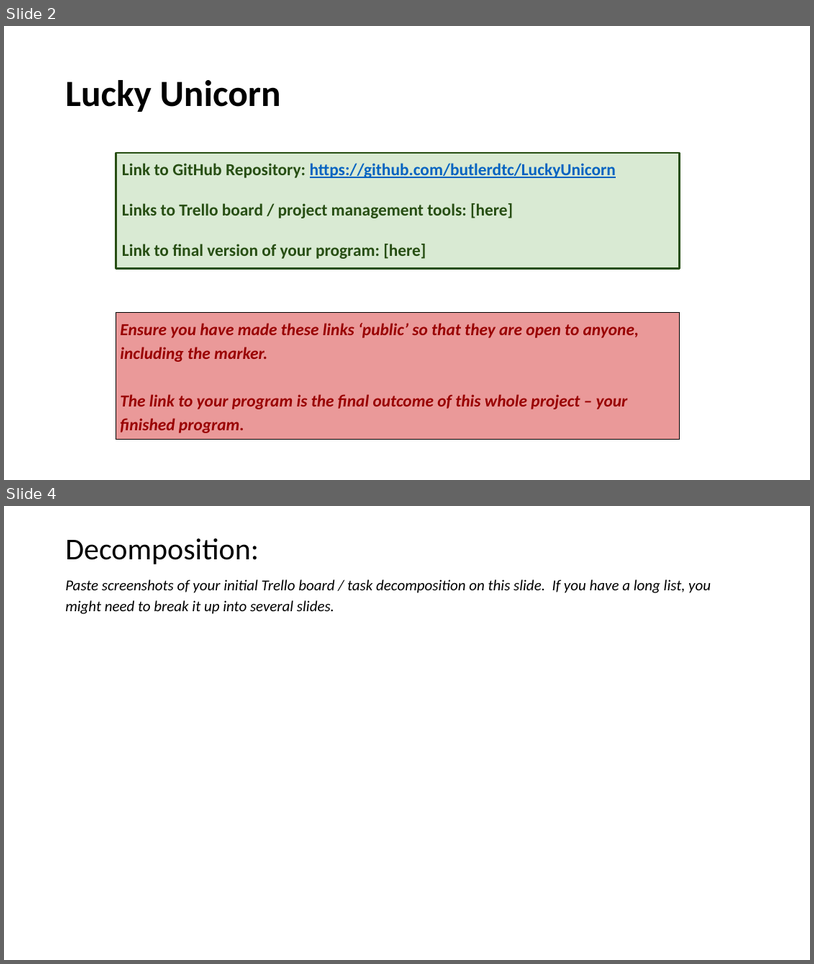
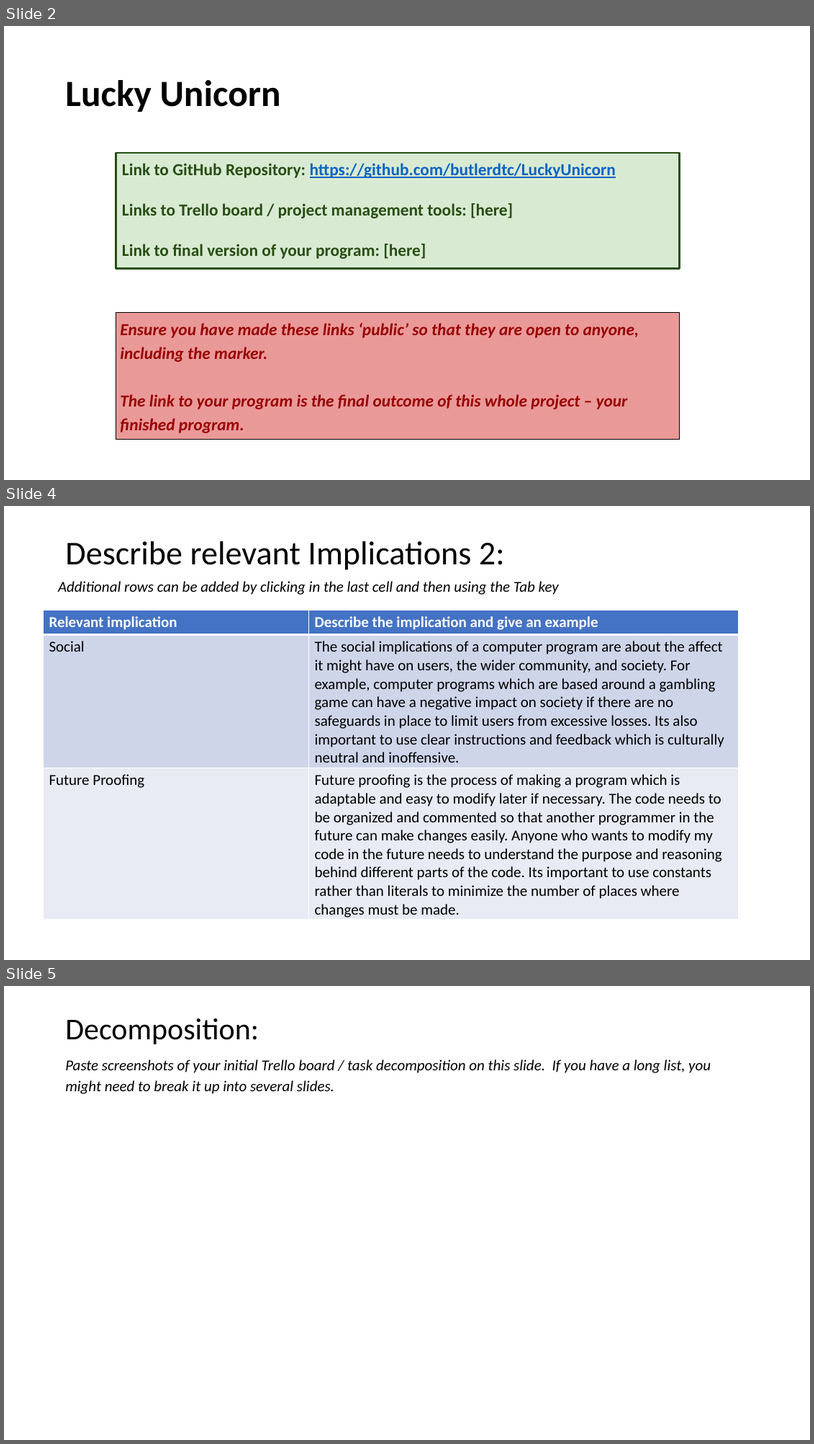
Before and after one commit to butlerdtc/LuckyUnicorn, a slide deck: Luckyunicorndocumentation.pptx. Shown one above the other, each under a label of ours: slides 2 and 4 before the commit, slides 2, 4 and 5 after it; the slides between them are not shown. The pictures are 814x964 and 814x1444 pixels, drawn with LibreOffice and Linux fonts; fonts in the diff are those of the drawing. Boxes give left, top, right and bottom in pixels: in the first picture for what was removed or moved away, otherwise in the second. Text is boxed around its words. In the diff, an @@ line names an element or a change of style, - is before the commit and + after.

```diff
--- a/Luckyunicorndocumentation.pptx
+++ b/Luckyunicorndocumentation.pptx
@@ slide 4 added at <box>4,506,810,960</box>, background #FFFFFF @@
@@ title added at <box>65,541,505,570</box>, 39.6 pt, text #000000 @@
+Describe relevant Implications 2:
@@ text added at <box>58,581,559,595</box>, 18 pt, text #000000, italic @@
+Additional rows can be added by clicking in the last cell and then using the Tab key
@@ table added at <box>43,610,738,920</box>, 3 rows, 2 columns @@
+Relevant implication | Describe the implication and give an example
+Social | The social implications of a computer program are about the affect it might have on users, the wider community, and society. For example, computer programs which are based around a gambling game can have a negative impact on society if there are no safeguards in place to limit users from excessive losses. Its also important to use clear instructions and feedback which is culturally neutral and inoffensive.
+Future Proofing | Future proofing is the process of making a program which is adaptable and easy to modify later if necessary. The code needs to be organized and commented so that another programmer in the future can make changes easily. Anyone who wants to modify my code in the future needs to understand the purpose and reasoning behind different parts of the code. Its important to use constants rather than literals to minimize the number of places where changes must be made.
@@ what was slide 4 is now slide 5 @@
```
Also in this commit, not shown: 1 slide changed.
